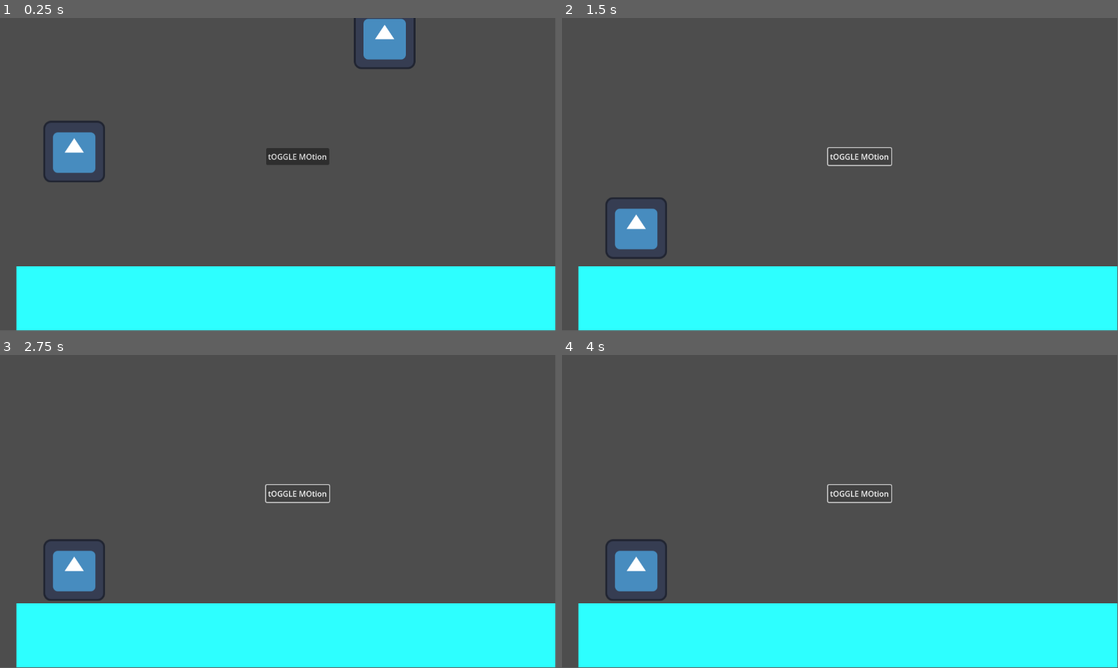
Above: before the commit, frames 1-4 (two rows, left to right).
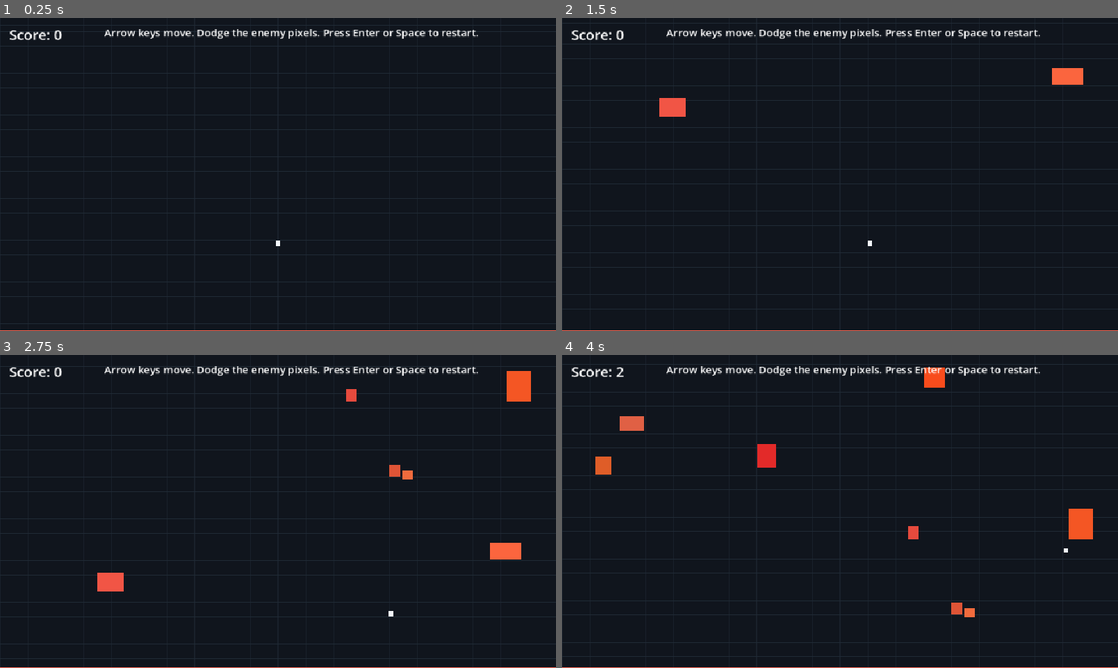
Above: after the commit, the same moments.

Repository: entimaniac/pixel-eater
Game: Godot game, scene res://main.tscn
Two runs of this game, one before a commit and one after it. Both use one fixed random seed, a clock stepped at 60 frames per second and the inputs below. The engine's default icon, where the game draws it, is replaced by a stand-in: a white triangle on a blue panel in a dark square.
Inputs (mouse positions are in pixels of both pictures, inside the frame that each line leads up to):
- Up to frame 1 (0.25 s): no input
- Up to frame 2 (1.5 s): click (862, 155) at 0.5 s, where only the run before the commit has a clickable "tOGGLE MOtion"; tap Enter (ui_accept) at 1.25, 1.35 s; hold Right (ui_right) from 1.28 s (still down)
- Up to frame 3 (2.75 s): tap Enter (ui_accept) at 1.52, 1.82, 2, 2.1, 2.27, 2.57 s; release Right (ui_right) at 2.03 s; hold Down (ui_down) from 2.03 s (still down)
- Up to frame 4 (4 s): tap Enter (ui_accept) at 2.75, 2.85, 3.5, 3.6, 3.77 s; release Down (ui_down) at 2.78 s; hold Right (ui_right) 2.78-3.53 s; hold Up (ui_up) from 3.53 s (still down)
In our replay, the window is 799x449 before the commit and 800x450 after it. These sizes can differ from the game's own. Grey fills any space a smaller window leaves; there, only what the larger window draws over its background counts as a difference.

The runs differ from the first frame. In frame 1, 99% of the frame differs, in the area x 0-100%, y 0-100%; in frame 2, 99%; in frame 3, 99%; in frame 4, 99%.

Commit message:
basic game dodgy nonsense

Diff:
--- /dev/null
+++ b/game.gd
@@ -0,0 +1,176 @@
+extends Node2D
+
+const PLAYER_SIZE := 8.0
+const PLAYER_SPEED := 260.0
+const PLAYER_ANCHOR_RATIO := 0.72
+const PLAYER_RECENTER_SPEED := 4.0
+const SCROLL_SPEED := 190.0
+const SPAWN_INTERVAL_MIN := 0.20
+const SPAWN_INTERVAL_MAX := 0.45
+const ENEMY_SIZE_MIN := 10.0
+const ENEMY_SIZE_MAX := 54.0
+const GRID_SPACING := 24.0
+const GRID_COLUMN_WIDTH := 48.0
+
+@onready var score_label: Label = $CanvasLayer/ScoreLabel
+@onready var message_label: Label = $CanvasLayer/MessageLabel
+
+var rng := RandomNumberGenerator.new()
+var enemies: Array[Dictionary] = []
+var player_position := Vector2.ZERO
+var score := 0
+var spawn_timer := 0.0
+var scroll_offset := 0.0
+var game_over := false
+
+
+func _ready() -> void:
+	rng.randomize()
+	_start_game()
+
+
+func _process(delta: float) -> void:
+	if game_over:
+		if Input.is_action_just_pressed("ui_accept"):
+			_start_game()
+		return
+
+	var viewport_size := get_viewport_rect().size
+	var input_vector := Input.get_vector("ui_left", "ui_right", "ui_up", "ui_down")
+	player_position += input_vector * PLAYER_SPEED * delta
+	var anchor_y := viewport_size.y * PLAYER_ANCHOR_RATIO - PLAYER_SIZE * 0.5
+	player_position.y = lerpf(
+		player_position.y,
+		anchor_y,
+		clampf(PLAYER_RECENTER_SPEED * delta, 0.0, 1.0)
+	)
+	player_position.x = clampf(player_position.x, 0.0, viewport_size.x - PLAYER_SIZE)
+	player_position.y = clampf(player_position.y, 0.0, viewport_size.y - PLAYER_SIZE)
+
+	scroll_offset = wrapf(scroll_offset + SCROLL_SPEED * delta, 0.0, GRID_SPACING)
+	spawn_timer -= delta
+	if spawn_timer <= 0.0:
+		_spawn_enemy(viewport_size)
+		spawn_timer = rng.randf_range(SPAWN_INTERVAL_MIN, SPAWN_INTERVAL_MAX)
+
+	_update_enemies(delta, viewport_size)
+	if game_over:
+		_update_hud()
+		queue_redraw()
+		return
+
+	if player_position.y + PLAYER_SIZE >= viewport_size.y:
+		_end_game("You touched the bottom.")
+		_update_hud()
+		queue_redraw()
+		return
+
+	_update_hud()
+	queue_redraw()
+
+
+func _draw() -> void:
+	var viewport_size := get_viewport_rect().size
+	draw_rect(Rect2(Vector2.ZERO, viewport_size), Color8(16, 21, 29))
+	_draw_background(viewport_size)
+
+	for enemy in enemies:
+		var enemy_position: Vector2 = enemy["position"]
+		var enemy_size: Vector2 = enemy["size"]
+		var enemy_color: Color = enemy["color"]
+		draw_rect(Rect2(enemy_position, enemy_size), enemy_color)
+
+	var player_color := Color8(244, 247, 251)
+	if game_over:
+		player_color = Color8(141, 150, 165)
+	draw_rect(Rect2(player_position, Vector2.ONE * PLAYER_SIZE), player_color)
+	draw_rect(Rect2(Vector2(0.0, viewport_size.y - 2.0), Vector2(viewport_size.x, 2.0)), Color8(255, 107, 87))
+
+
+func _draw_background(viewport_size: Vector2) -> void:
+	for column in range(0, int(ceil(viewport_size.x / GRID_COLUMN_WIDTH)) + 1):
+		var column_x := column * GRID_COLUMN_WIDTH
+		draw_rect(
+			Rect2(Vector2(column_x, 0.0), Vector2(1.0, viewport_size.y)),
+			Color8(25, 33, 43)
+		)
+
+	for row in range(0, int(ceil(viewport_size.y / GRID_SPACING)) + 2):
+		var row_y := fmod(row * GRID_SPACING + scroll_offset, viewport_size.y + GRID_SPACING) - GRID_SPACING
+		draw_rect(
+			Rect2(Vector2(0.0, row_y), Vector2(viewport_size.x, 1.0)),
+			Color8(32, 43, 54)
+		)
+
+
+func _start_game() -> void:
+	var viewport_size := get_viewport_rect().size
+	player_position = Vector2(
+		viewport_size.x * 0.5 - PLAYER_SIZE * 0.5,
+		viewport_size.y * PLAYER_ANCHOR_RATIO - PLAYER_SIZE * 0.5
+	)
+	enemies.clear()
+	score = 0
+	spawn_timer = 0.35
+	scroll_offset = 0.0
+	game_over = false
+	message_label.text = "Arrow keys move. Dodge the enemy pixels. Press Enter or Space to restart."
+	_update_hud()
+	queue_redraw()
+
+
+func _spawn_enemy(viewport_size: Vector2) -> void:
+	var enemy_size := Vector2(
+		rng.randf_range(ENEMY_SIZE_MIN, ENEMY_SIZE_MAX),
+		rng.randf_range(ENEMY_SIZE_MIN, ENEMY_SIZE_MAX)
+	)
+	var max_x := viewport_size.x - enemy_size.x
+	if max_x < 0.0:
+		max_x = 0.0
+	var enemy_position := Vector2(
+		rng.randf_range(0.0, max_x),
+		-enemy_size.y - rng.randf_range(6.0, viewport_size.y * 0.25)
+	)
+	var enemy_color := Color.from_hsv(
+		rng.randf_range(0.0, 0.05),
+		rng.randf_range(0.65, 0.90),
+		rng.randf_range(0.85, 1.0)
+	)
+	enemies.append({
+		"position": enemy_position,
+		"size": enemy_size,
+		"color": enemy_color,
+	})
+
+
+func _update_enemies(delta: float, viewport_size: Vector2) -> void:
+	var player_rect := Rect2(player_position, Vector2.ONE * PLAYER_SIZE)
+
+	for index in range(enemies.size() - 1, -1, -1):
+		var enemy := enemies[index]
+		var enemy_position: Vector2 = enemy["position"]
+		var enemy_size: Vector2 = enemy["size"]
+		enemy_position.y += SCROLL_SPEED * delta
+		enemy["position"] = enemy_position
+
+		var enemy_rect := Rect2(enemy_position, enemy_size)
+		if player_rect.intersects(enemy_rect):
+			enemies[index] = enemy
+			_end_game("An enemy pixel hit you.")
+			return
+
+		if enemy_position.y + enemy_size.y >= viewport_size.y:
+			score += 1
+			enemies.remove_at(index)
+			continue
+
+		enemies[index] = enemy
+
+
+func _update_hud() -> void:
+	score_label.text = "Score: %d" % score
+
+
+func _end_game(reason: String) -> void:
+	game_over = true
+	message_label.text = "%s Final score: %d. Press Enter or Space to restart." % [reason, score]
--- a/main.tscn
+++ b/main.tscn
@@ -1,43 +1,25 @@
 [gd_scene format=3 uid="uid://btgo0frp2saah"]
 
-[ext_resource type="PackedScene" uid="uid://cxbwgw41iethx" path="res://Ball.tscn" id="1_ig7tw"]
-[ext_resource type="Texture2D" uid="uid://cplihuqq4mad6" path="res://icon.svg" id="2_h2yge"]
-[ext_resource type="Script" uid="uid://bao4ldg7hyyw4" path="res://circly_script.gd" id="3_1bvp3"]
+[ext_resource type="Script" path="res://game.gd" id="1_uqj5r"]
 
-[sub_resource type="RectangleShape2D" id="RectangleShape2D_ig7tw"]
-size = Vector2(1353, 291)
+[node name="Game" type="Node2D"]
+script = ExtResource("1_uqj5r")
 
-[node name="Node2D" type="Node2D" unique_id=1933753985]
+[node name="CanvasLayer" type="CanvasLayer" parent="."]
 
-[node name="Ball" parent="." unique_id=698995183 instance=ExtResource("1_ig7tw")]
-position = Vector2(153, 246)
+[node name="ScoreLabel" type="Label" parent="CanvasLayer"]
+offset_left = 16.0
+offset_top = 12.0
+offset_right = 244.0
+offset_bottom = 44.0
+theme_override_font_sizes/font_size = 24
+text = "Score: 0"
 
-[node name="StaticBody2D" type="StaticBody2D" parent="." unique_id=1654230614]
-
-[node name="CollisionShape2D" type="CollisionShape2D" parent="StaticBody2D" unique_id=928715354]
-position = Vector2(704.5, 654)
-shape = SubResource("RectangleShape2D_ig7tw")
-
-[node name="ColorRect" type="ColorRect" parent="StaticBody2D/CollisionShape2D" unique_id=807454121]
-offset_left = -670.5
-offset_top = -139.0
-offset_right = 678.5
-offset_bottom = 156.0
-color = Color(0.1764706, 1, 1, 1)
-
-[node name="circly_icon_thing" type="Sprite2D" parent="." unique_id=448148674]
-position = Vector2(798, 142)
-texture = ExtResource("2_h2yge")
-script = ExtResource("3_1bvp3")
-
-[node name="Button" type="Button" parent="." unique_id=1372108304]
-offset_left = 552.0
-offset_top = 270.0
-offset_right = 632.0
-offset_bottom = 305.0
-text = "tOGGLE MOtion
-
-
-"
-
-[connection signal="pressed" from="Button" to="circly_icon_thing" method="_on_button_pressed"]
+[node name="MessageLabel" type="Label" parent="CanvasLayer"]
+offset_left = 180.0
+offset_top = 12.0
+offset_right = 780.0
+offset_bottom = 68.0
+theme_override_font_sizes/font_size = 18
+horizontal_alignment = 1
+text = "Arrow keys move. Avoid enemy pixels and the bottom edge."
--- a/project.godot
+++ b/project.godot
@@ -15,6 +15,12 @@
 config/features=PackedStringArray("4.6", "Forward Plus")
 config/icon="res://icon.svg"
 
+[display]
+
+window/size/viewport_width=960
+window/size/viewport_height=540
+window/stretch/mode="canvas_items"
+
 [physics]
 
 3d/physics_engine="Jolt Physics"
Not shown, added: game.gd.uid
